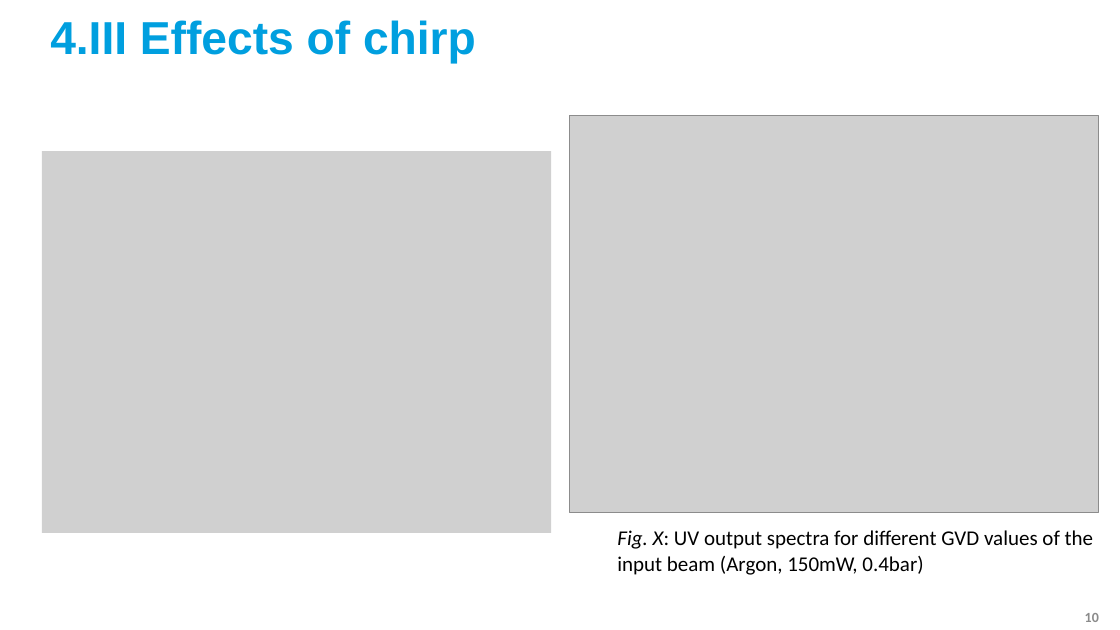
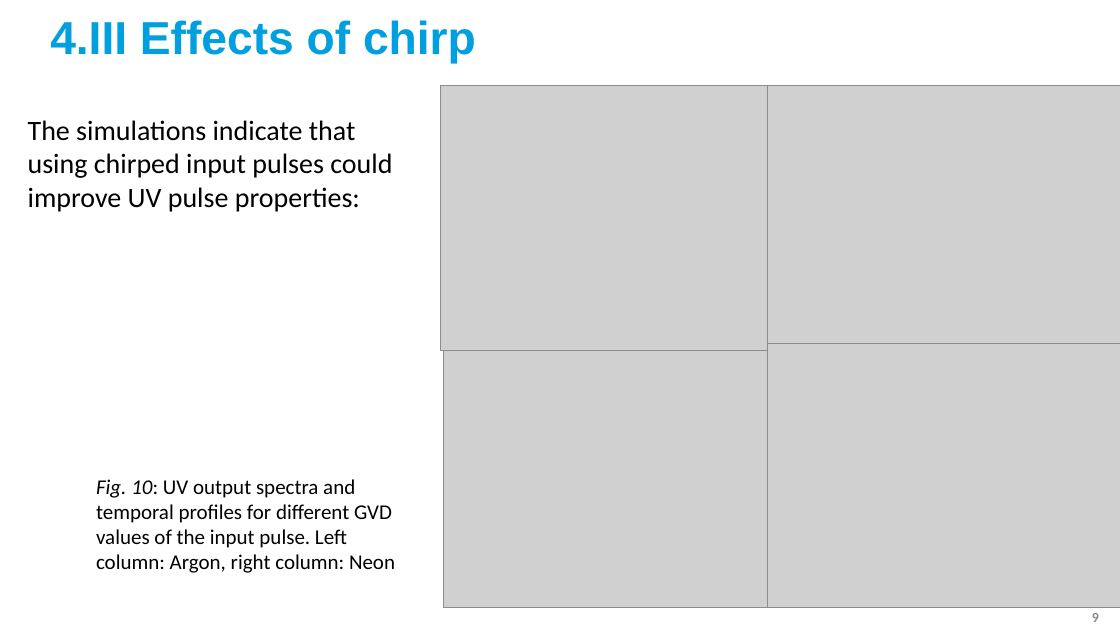
Before and after one commit to david-f-amorim/Simulating-THG-of-few-femtosecond-pulses-in-a-noble-gas-, a slide deck: slide 9 of presentations/DESY - Final Presentation (fixed).pptx (slide 10 before the commit). Drawn at 1120x630 pixels with LibreOffice and Linux fonts; fonts in the diff are those of the drawing; grey boxes stand for pictures; background and template pictures are left out. Boxes give left, top, right and bottom in pixels: in the first picture for what was removed or moved away, otherwise in the second. Text is boxed around its words. In the diff, an @@ line names an element or a change of style, - is before the commit and + after.

```diff
--- a/presentations/DESY - Final Presentation (fixed).pptx
+++ b/presentations/DESY - Final Presentation (fixed).pptx
@@ picture: place and size @@
-picture at <box>570,116,1099,513</box>
+picture at <box>440,86,793,350</box>
@@ picture added at <box>767,86,1120,350</box> @@
@@ text added at <box>28,120,392,212</box>, 24 pt, text #000000 @@
+The simulations indicate that using chirped input pulses could improve UV pulse properties:
@@ picture removed at <box>42,151,551,533</box> @@
@@ picture added at <box>444,343,797,607</box> @@
@@ picture added at <box>767,343,1120,607</box> @@
@@ text at <box>96,479,395,573</box>: text changed @@
-Fig. X: UV output spectra for different GVD values of the input beam (Argon, 150mW, 0.4bar)
+Fig. 10: UV output spectra and temporal profiles for different GVD values of the input pulse. Left column: Argon, right column: Neon
@@ page number at <box>1092,613,1099,622</box>: text changed @@
-10
+9
```
Also in this commit, not shown: 9 other slides changed, 2 slides added, 4 slides removed, 8 other files.
